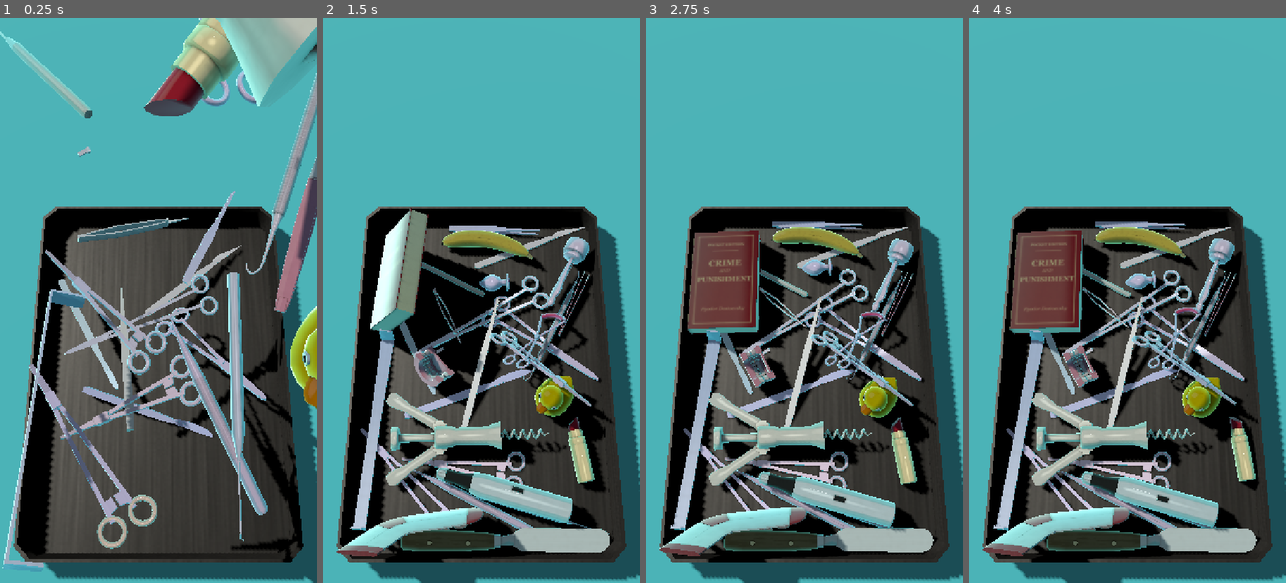
Above: before the commit, frames 1-4 (left to right).
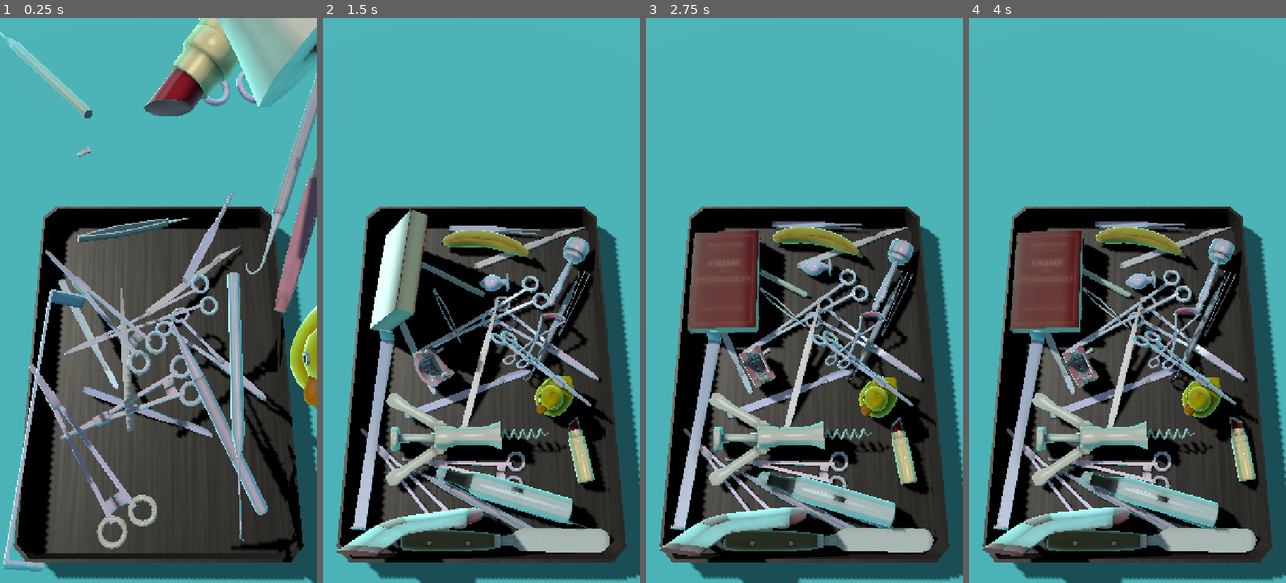
Above: after the commit, the same moments.

Repository: optimisticlucio/untitled-game-jam-game
Game: Godot game, scene res://dev/shader_lab/lab.tscn
Two runs of this game, one before a commit and one after it. Both use one fixed random seed, a clock stepped at 60 frames per second and the inputs below. This scene is started directly instead of the project's main scene.
Inputs (mouse positions are in pixels of both pictures, inside the frame that each line leads up to):
- Up to frame 1 (0.25 s): no input
- Up to frame 2 (1.5 s): tap Enter at 0.5 s; move the mouse to (465, 413) at 0.52 s; click (465, 413) at 0.67 s; drag from (576, 385) to (465, 413) at 1.27 s
- Up to frame 3 (2.75 s): move the mouse to (709, 215) at 2.02 s; click (709, 215) at 2.17 s
- Up to frame 4 (4 s): drag from (1143, 300) to (1032, 215) at 2.77 s; move the mouse to (1079, 159) at 3.52 s; click (1079, 159) at 3.67 s

The runs differ from the first frame. In frame 1, 0.9% of the frame differs, in the area x 1-99%, y 3-98%; in frame 2, 1.5%; in frame 3, 1.7%; in frame 4, 1.7%, in the area x 4-91%, y 36-96%.

Commit message:
Tools: soften the textures' fine grain
Julia found the brushed-metal grain too noisy on the tray. texture_detail mixes
each texture with a softer mip of itself (0.3 = mostly soft).

Co-Authored-By: Claude Opus 5.5 <noreply@anthropic.com>

Diff:
--- a/assets/shaders/tool_toon.gdshader
+++ b/assets/shaders/tool_toon.gdshader
@@ -24,6 +24,9 @@
 group_uniforms look;
 // Overall lightness of the tools (Julia's "בהירות הכלים"); the tray isn't affected.
 uniform float tool_value : hint_range(0.3, 1.3) = 0.75;
+// How much of the textures' fine grain (brushed streaks) shows: 1 = all of it, 0 = smoothed
+// away; the larger shapes in the textures stay. Julia found the full grain too noisy.
+uniform float texture_detail : hint_range(0.0, 1.0) = 0.3;
 
 group_uniforms wear;
 uniform float scratch_scale = 22.0;
@@ -48,8 +51,10 @@
 }
 
 void fragment() {
-	vec3 base = texture(albedo_tex, UV).rgb;
-	vec3 orm = texture(orm_tex, UV).rgb;
+	// The smooth version is a few mip levels softer than what the screen needs, so the grain goes
+	// at any distance.
+	vec3 base = mix(texture(albedo_tex, UV, 2.5).rgb, texture(albedo_tex, UV).rgb, texture_detail);
+	vec3 orm = mix(texture(orm_tex, UV, 2.5).rgb, texture(orm_tex, UV).rgb, texture_detail);
 	v_rough = orm.g;
 	v_metal = orm.b;
 	v_ao = orm.r;
